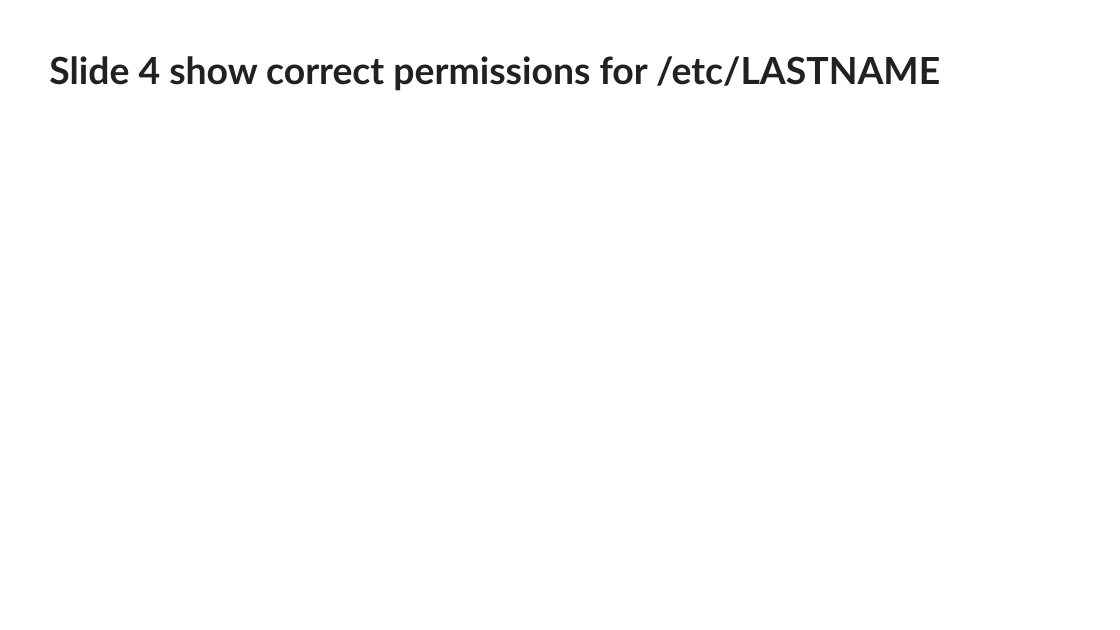
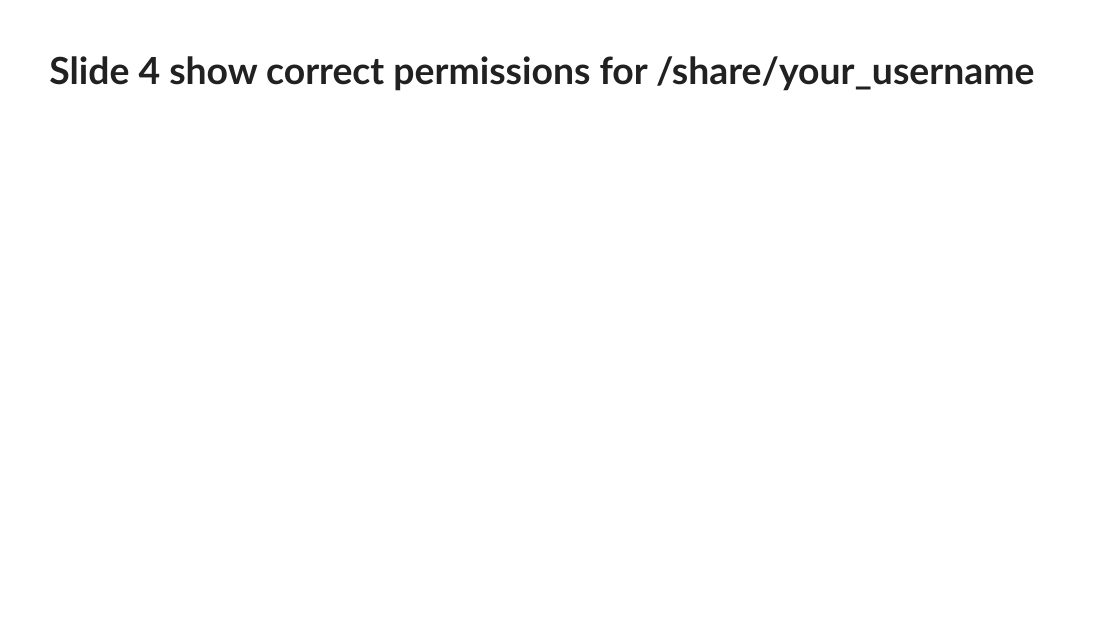
Before and after one commit to WikiSteve/networking-labs, a slide deck: slide 5 of labs/lab_ftp_samba_md/assets/Lab FTP & Samba SUBMISSION TEMPLATE.pptx. Drawn at 1120x630 pixels with LibreOffice and Linux fonts; fonts in the diff are those of the drawing. Boxes give left, top, right and bottom in pixels: in the first picture for what was removed or moved away, otherwise in the second. Text is boxed around its words. In the diff, an @@ line names an element or a change of style, - is before the commit and + after.

```diff
--- a/labs/lab_ftp_samba_md/assets/Lab FTP & Samba SUBMISSION TEMPLATE.pptx
+++ b/labs/lab_ftp_samba_md/assets/Lab FTP & Samba SUBMISSION TEMPLATE.pptx
@@ title at [49,56,1034,91]: text changed @@
-Slide 4 show correct permissions for /etc/LASTNAME
+Slide 4 show correct permissions for /share/your_username
```
Also in this commit, not shown: 24 other files.
